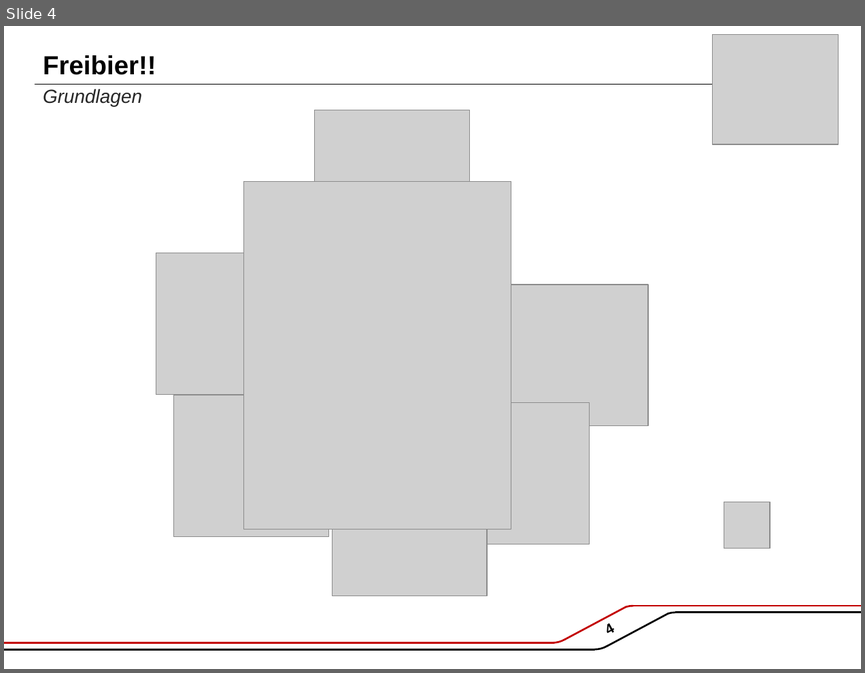
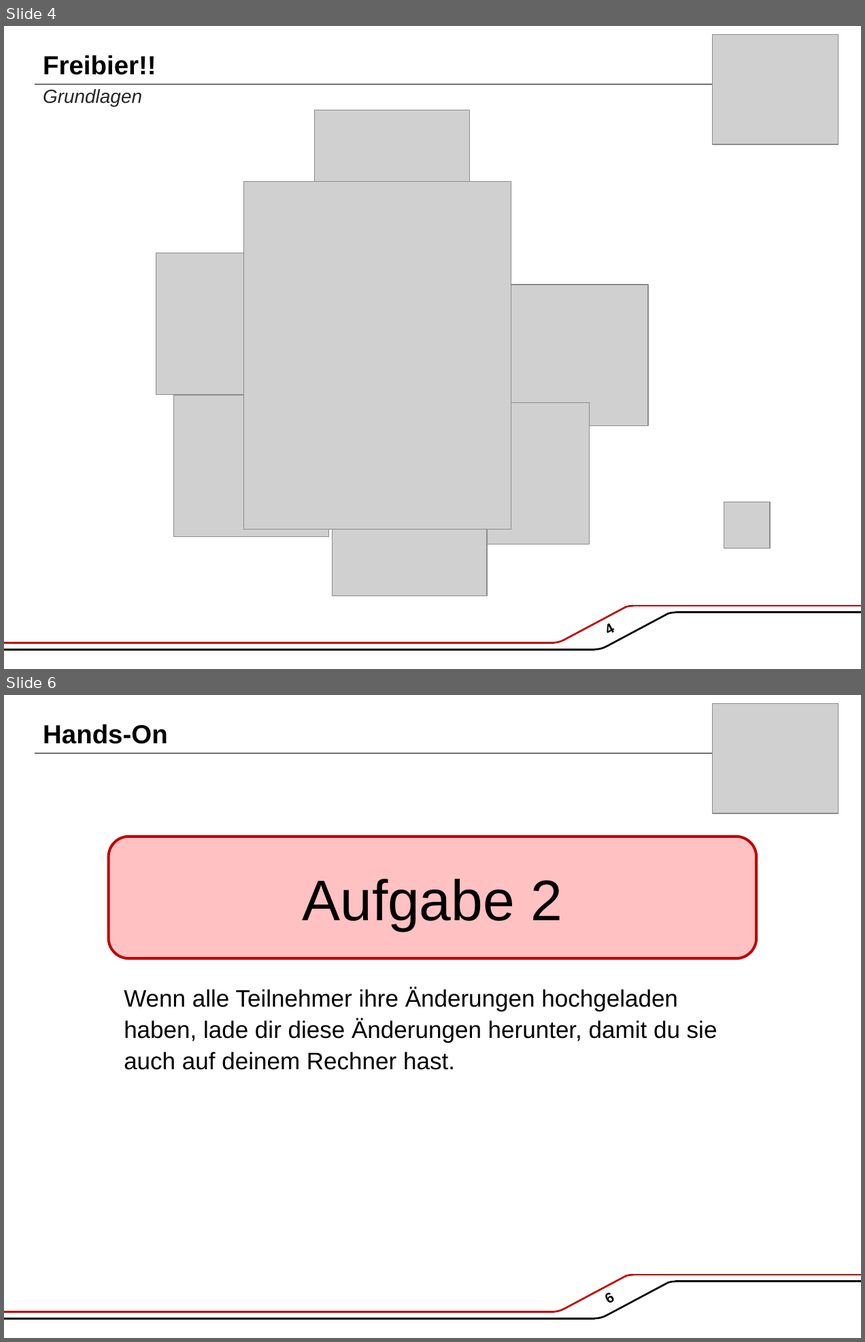
Before and after one commit to PhillyVsWilly/Freibier, a slide deck: git Schulung.pptx. Shown one above the other, each under a label of ours: slide 4 before the commit, slides 4 and 6 after it; the slides between them are not shown. The pictures are 865x673 and 865x1342 pixels, drawn with LibreOffice and Linux fonts; fonts in the diff are those of the drawing; grey boxes stand for pictures; background and template pictures are left out. Boxes give left, top, right and bottom in pixels: in the first picture for what was removed or moved away, otherwise in the second. Text is boxed around its words. In the diff, an @@ line names an element or a change of style, - is before the commit and + after.

Commit message:
Aufgaben und Musterlösung hinzugefügt, Aufgaben in die Präsentation übernommen.

```diff
--- a/git Schulung.pptx
+++ b/git Schulung.pptx
@@ slide 6 added at bbox=[4, 695, 861, 1338], background #FFFFFF; not listed: 12 template elements that a slide beside it also shows @@
@@ picture added at bbox=[713, 704, 838, 813] @@
@@ title added at bbox=[43, 724, 168, 744], 22 pt, text #000000, bold @@
+Hands-On
@@ rounded rectangle added at bbox=[109, 836, 756, 958], fill #FFC1C1, outline #C00000 2.25 pt, 48 pt, text #000000 @@
+Aufgabe 2
@@ text added at bbox=[124, 987, 717, 1070], 20 pt, text #000000 @@
+Wenn alle Teilnehmer ihre Änderungen hochgeladen haben, lade dir diese Änderungen herunter, damit du sie auch auf deinem Rechner hast.
```
Also in this commit, not shown: 3 slides changed, 8 other slides added, 2 slides removed, 2 other files.
